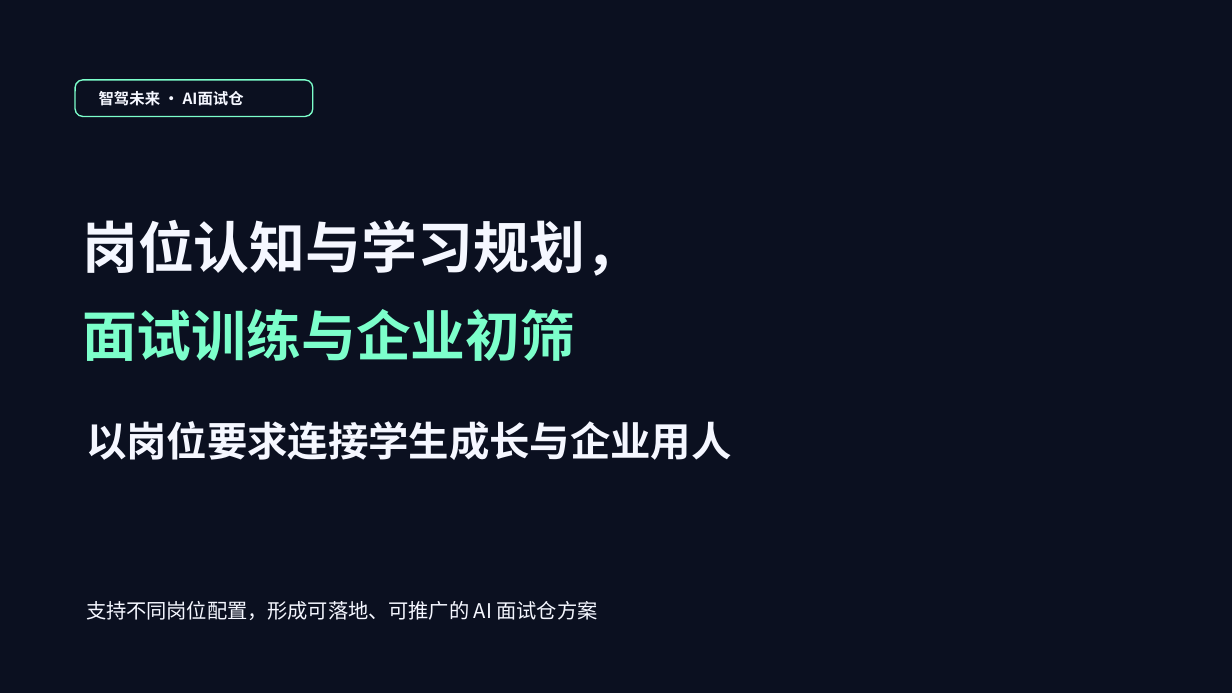
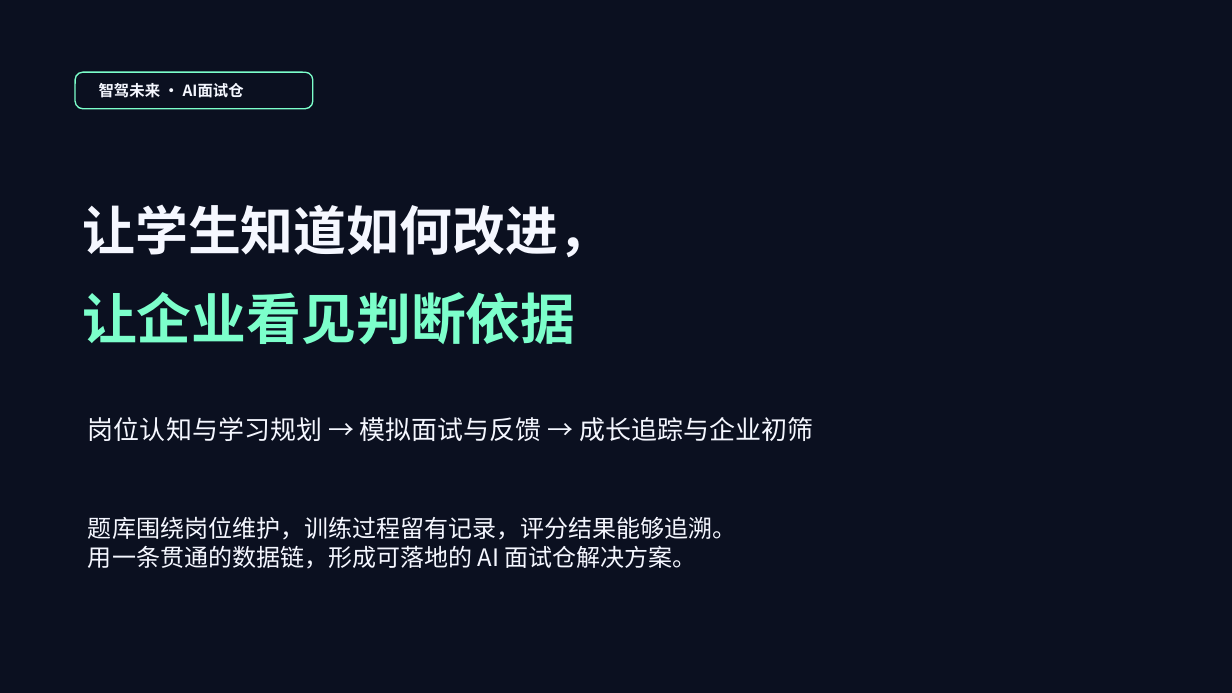
Before and after one commit to a1610064859-beep/ai_interview_hub, a slide deck: slide 15 of deliverables/项目验收汇报_极光版.pptx (slide 13 before the commit). Drawn at 1232x693 pixels with LibreOffice and Linux fonts; fonts in the diff are those of the drawing; background and template pictures are left out. Boxes give left, top, right and bottom in pixels: in the first picture for what was removed or moved away, otherwise in the second. Text is boxed around its words. In the diff, an @@ line names an element or a change of style, - is before the commit and + after.

```diff
--- a/deliverables/项目验收汇报_极光版.pptx
+++ b/deliverables/项目验收汇报_极光版.pptx
@@ rounded rectangle: place and size @@
-rounded rectangle at <box>75,79,312,116</box>
+rounded rectangle at <box>75,72,312,109</box>
@@ text "智驾未来 · AI面试仓": place and size @@
-text "智驾未来 · AI面试仓" at <box>99,91,244,106</box>
+text "智驾未来 · AI面试仓" at <box>99,83,244,98</box>
@@ text added at <box>82,205,611,257</box>, 41.2 pt, text #F5F7FF, bold @@
+让学生知道如何改进，
@@ text removed at <box>82,220,641,276</box> @@
-岗位认知与学习规划，
@@ text added at <box>82,292,575,344</box>, 42.8 pt, text #7CFFCB, bold @@
+让企业看见判断依据
@@ text removed at <box>82,309,575,361</box> @@
-面试训练与企业初筛
@@ text at <box>88,417,814,441</box>: text changed; size 31.5 to 20.2 pt; bold off @@
-以岗位要求连接学生成长与企业用人
+岗位认知与学习规划 → 模拟面试与反馈 → 成长追踪与企业初筛
@@ text added at <box>88,516,737,569</box>, 18.8 pt, text #F5F7FF @@
+题库围绕岗位维护，训练过程留有记录，评分结果能够追溯。
+用一条贯通的数据链，形成可落地的 AI 面试仓解决方案。
@@ text removed at <box>86,601,598,620</box> @@
-支持不同岗位配置，形成可落地、可推广的 AI 面试仓方案
```
Also in this commit, not shown: 2 other slides changed, 12 slides added, 10 slides removed, 1 other file.
